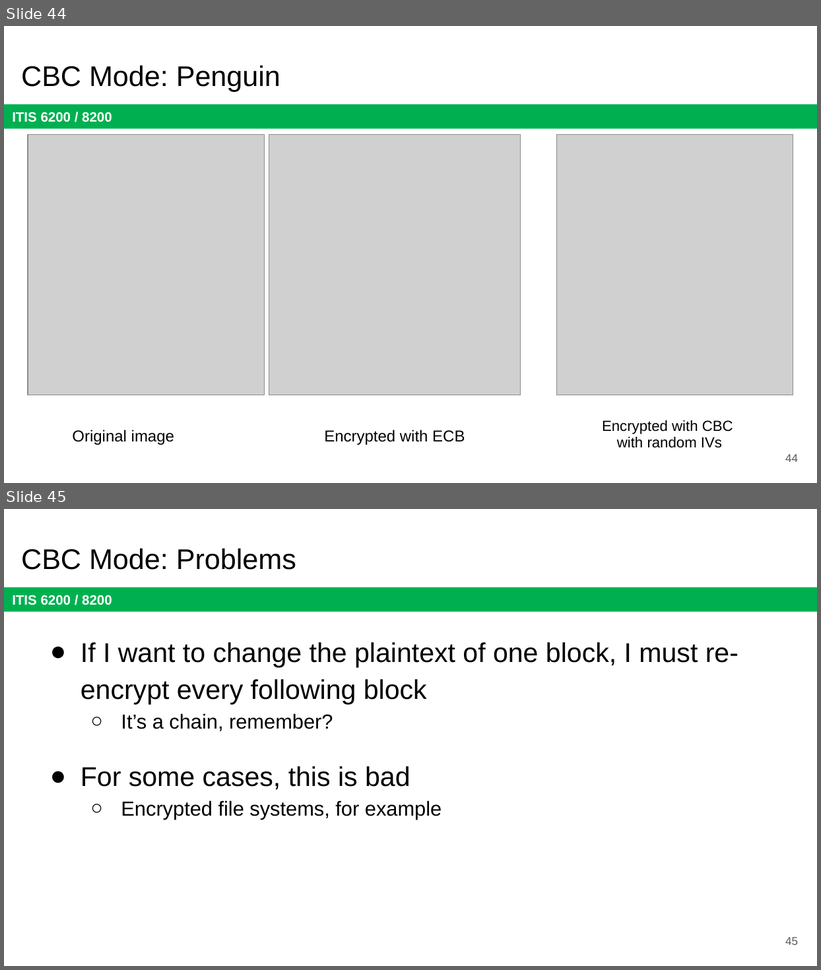
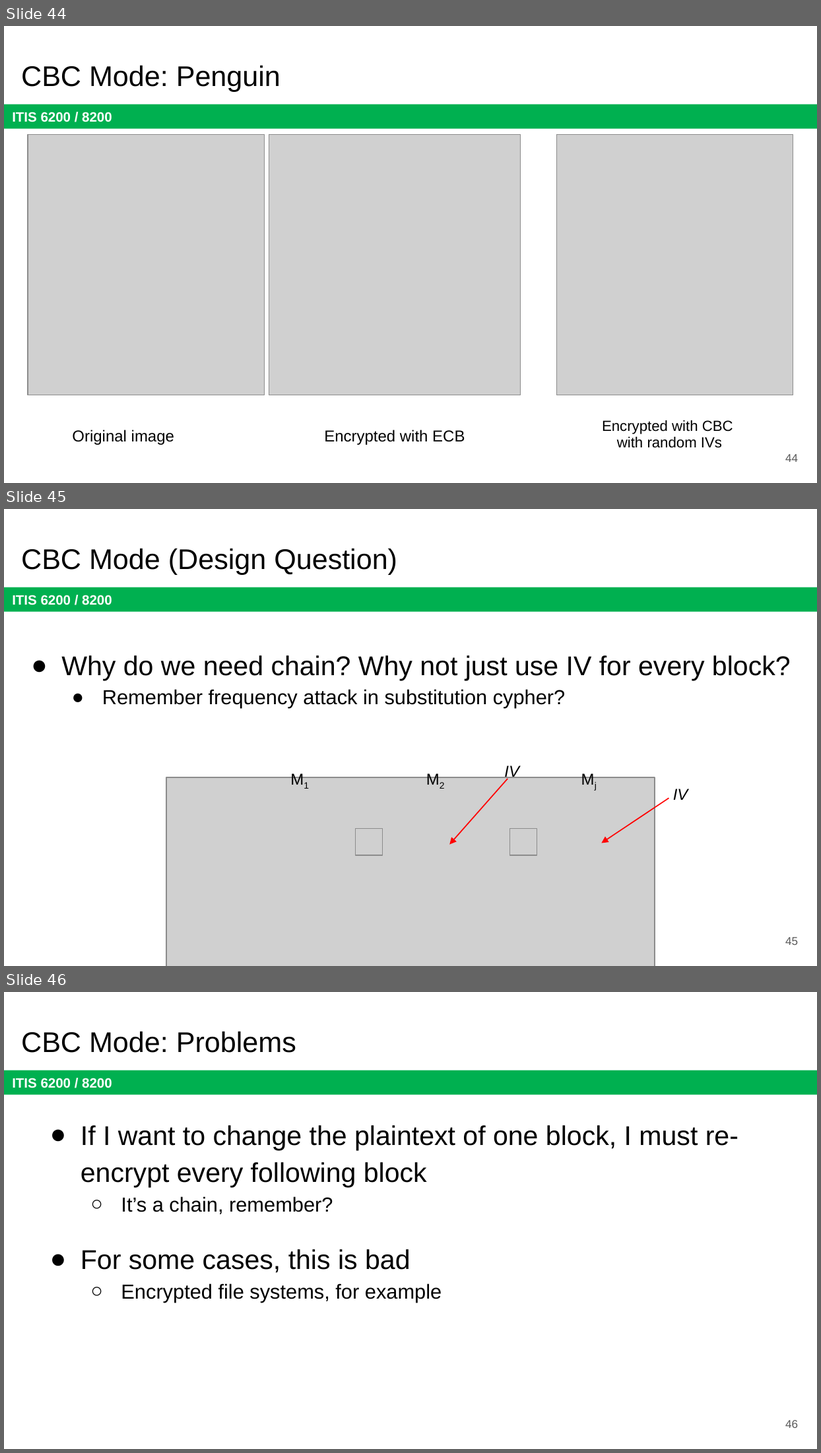
Before and after one commit to jx5c/github.io, a slide deck: teaching/ITIS6200/2023fa/lectures/lec03.pptx. Shown one above the other, each under a label of ours: slides 44 and 45 before the commit, slides 44, 45 and 46 after it. The pictures are 821x970 and 821x1453 pixels, drawn with LibreOffice and Linux fonts; fonts in the diff are those of the drawing; grey boxes stand for pictures. Boxes give left, top, right and bottom in pixels: in the first picture for what was removed or moved away, otherwise in the second. Text is boxed around its words. In the diff, an @@ line names an element or a change of style, - is before the commit and + after.

Commit message:
checkpoint

```diff
--- a/teaching/ITIS6200/2023fa/lectures/lec03.pptx
+++ b/teaching/ITIS6200/2023fa/lectures/lec03.pptx
@@ slide 45 added at <box>4,509,817,966</box>, background #FFFFFF; not listed: 1 template element that a slide beside it also shows @@
@@ title added at <box>21,548,397,575</box>, 25.2 pt, text #000000 @@
+CBC Mode (Design Question)
@@ text added at <box>61,656,791,708</box>, 24 pt, text #000000 @@
+● Why do we need chain? Why not just use IV for every block?
+  ● Remember frequency attack in substitution cypher?
@@ text added at <box>283,762,324,797</box>, 14 pt, text #000000 @@
+M1
@@ text added at <box>418,762,459,797</box>, 14 pt, text #000000 @@
+M2
@@ text added at <box>504,766,519,781</box>, 14 pt, text #000000, italic @@
+IV
@@ text added at <box>573,761,635,797</box>, 14 pt, text #000000 @@
+Mj
@@ picture added at <box>166,778,655,966</box> @@
@@ arrow added from (508, 779) to (450, 845), #FF0000 1 pt @@
@@ arrow added from (669, 799) to (602, 843), #FF0000 1 pt @@
@@ text added at <box>673,789,688,800</box>, 14 pt, text #000000, italic @@
+IV
@@ picture added at <box>355,828,382,855</box> @@
@@ picture added at <box>510,828,537,855</box> @@
@@ page number added at <box>785,937,798,945</box>, 10 pt, text #595959 @@
+45
@@ what was slide 45 is now slide 46 @@
@@ page number at <box>785,1420,798,1428</box>: text changed @@
-45
+46
```
